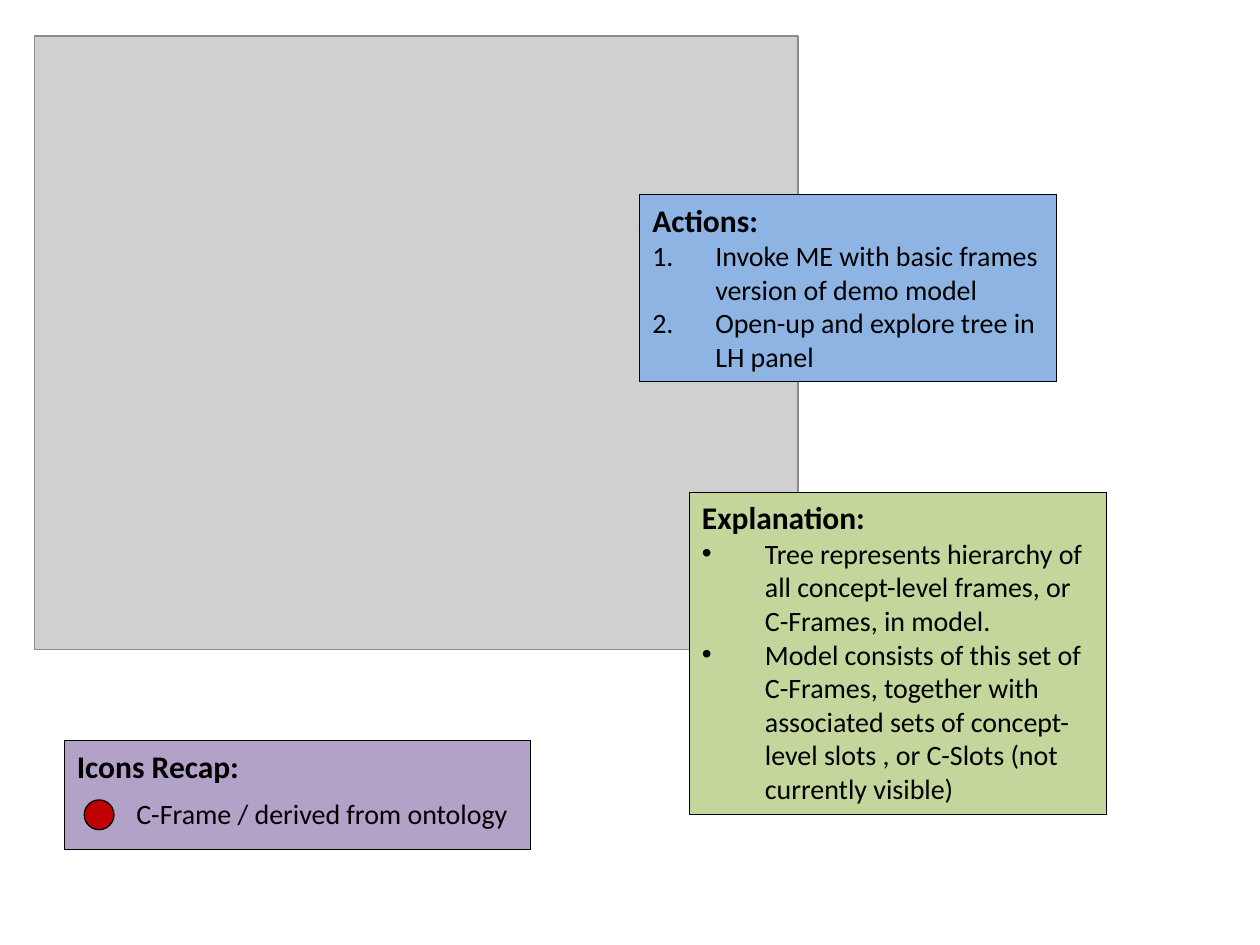
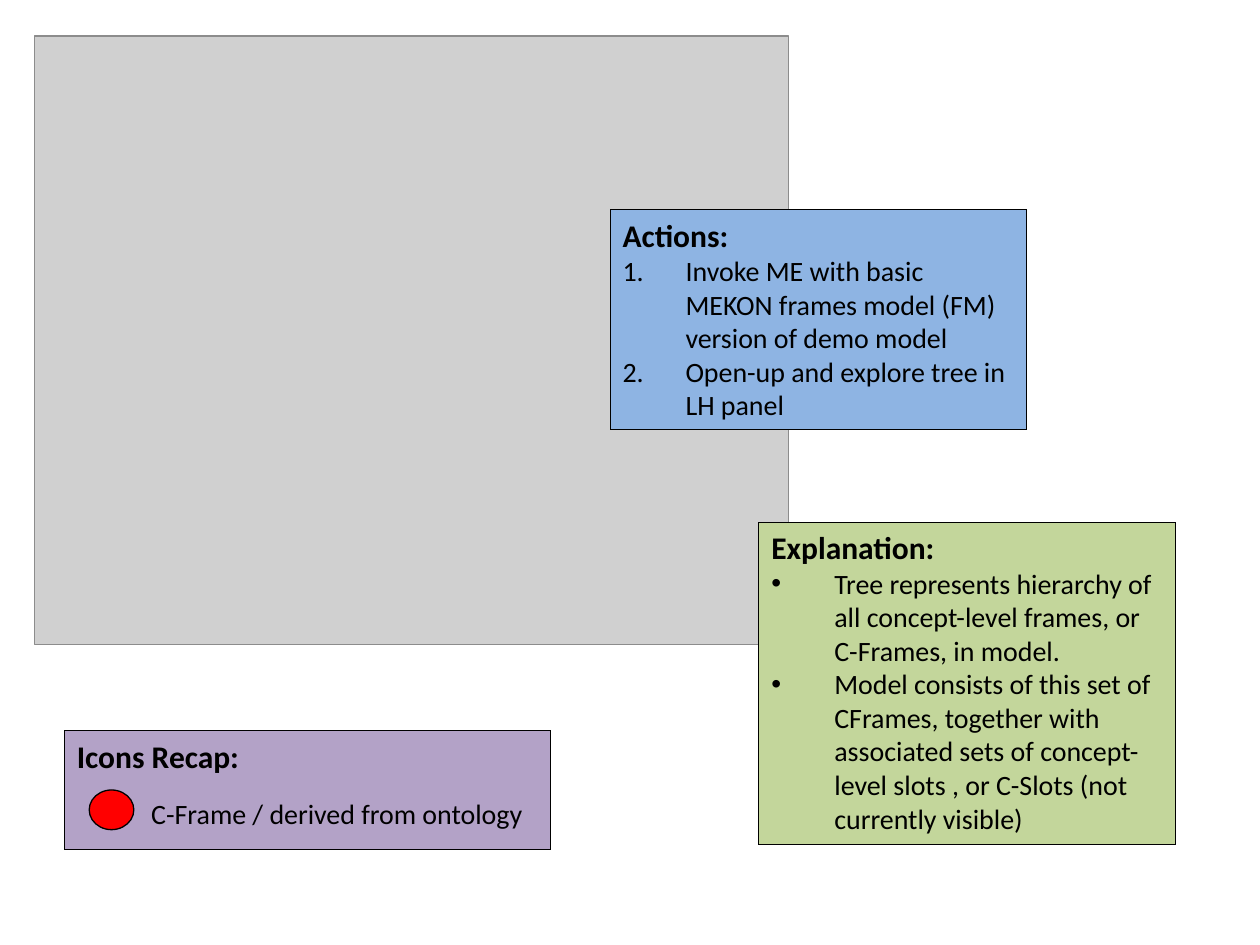
Before and after one commit to colin-puleston/mekon-hobo, a slide deck: slide 9 of docs/MEKON-HOBO Introductory Tutorial.pptx. Drawn at 1260x945 pixels with LibreOffice and Linux fonts; fonts in the diff are those of the drawing; grey boxes stand for pictures. Boxes give left, top, right and bottom in pixels: in the first picture for what was removed or moved away, otherwise in the second. Text is boxed around its words. In the diff, an @@ line names an element or a change of style, - is before the commit and + after.

```diff
--- a/docs/MEKON-HOBO Introductory Tutorial.pptx
+++ b/docs/MEKON-HOBO Introductory Tutorial.pptx
@@ picture: place and size @@
-picture at <box>35,37,799,650</box>
+picture at <box>35,37,790,645</box>
@@ rectangle "Actions:": place and size @@
-rectangle "Actions:" at <box>640,195,1057,382</box>
+rectangle "Actions:" at <box>610,209,1027,430</box>
@@ text in rectangle at <box>686,261,996,348</box>: text changed @@
-1. Invoke ME with basic frames version of demo model
+1. Invoke ME with basic MEKON frames model (FM) version of demo model
@@ rectangle "Explanation:": place and size @@
-rectangle "Explanation:" at <box>689,493,1106,815</box>
+rectangle "Explanation:" at <box>759,522,1176,844</box>
@@ text in rectangle at <box>834,674,1150,834</box>: text changed @@
-• Model consists of this set of C-Frames, together with associated sets of concept-level slots , or C-Slots (not currently visible)
+• Model consists of this set of CFrames, together with associated sets of concept-level slots , or C-Slots (not currently visible)
@@ rectangle "Icons Recap:": place and size @@
-rectangle "Icons Recap:" at <box>64,741,530,850</box>
+rectangle "Icons Recap:" at <box>64,731,551,849</box>
@@ ellipse: place and size @@
-ellipse at <box>84,800,115,830</box>
+ellipse at <box>89,790,134,829</box>
@@ ellipse at <box>89,790,134,829</box>: fill #C00000 to #FF0000 @@
@@ text "C-Frame / derived from ontology": place and size @@
-text "C-Frame / derived from ontology" at <box>136,804,508,829</box>
+text "C-Frame / derived from ontology" at <box>151,804,522,829</box>
```
Also in this commit, not shown: 15 other slides changed, 2 slides added, 2 slides removed.
